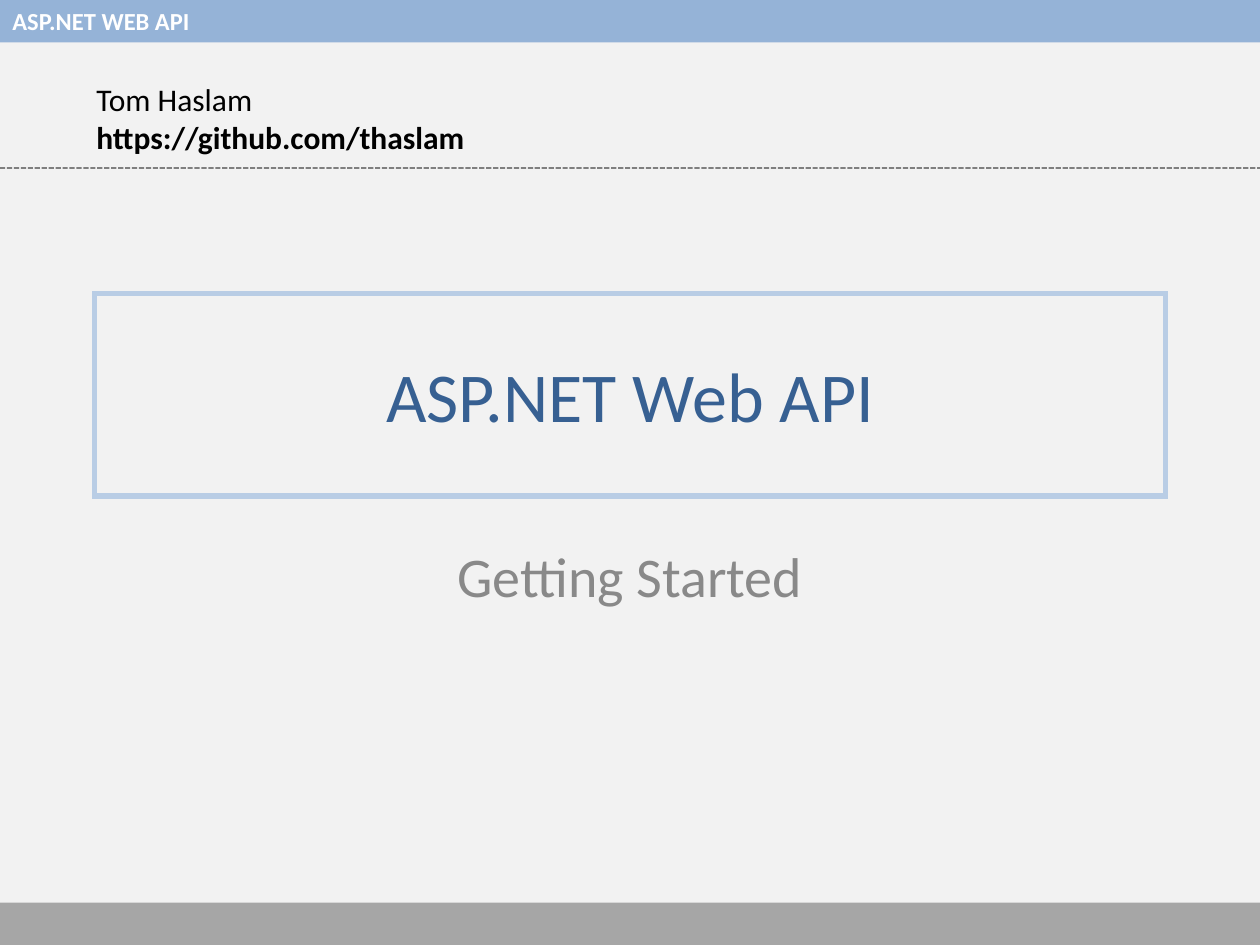
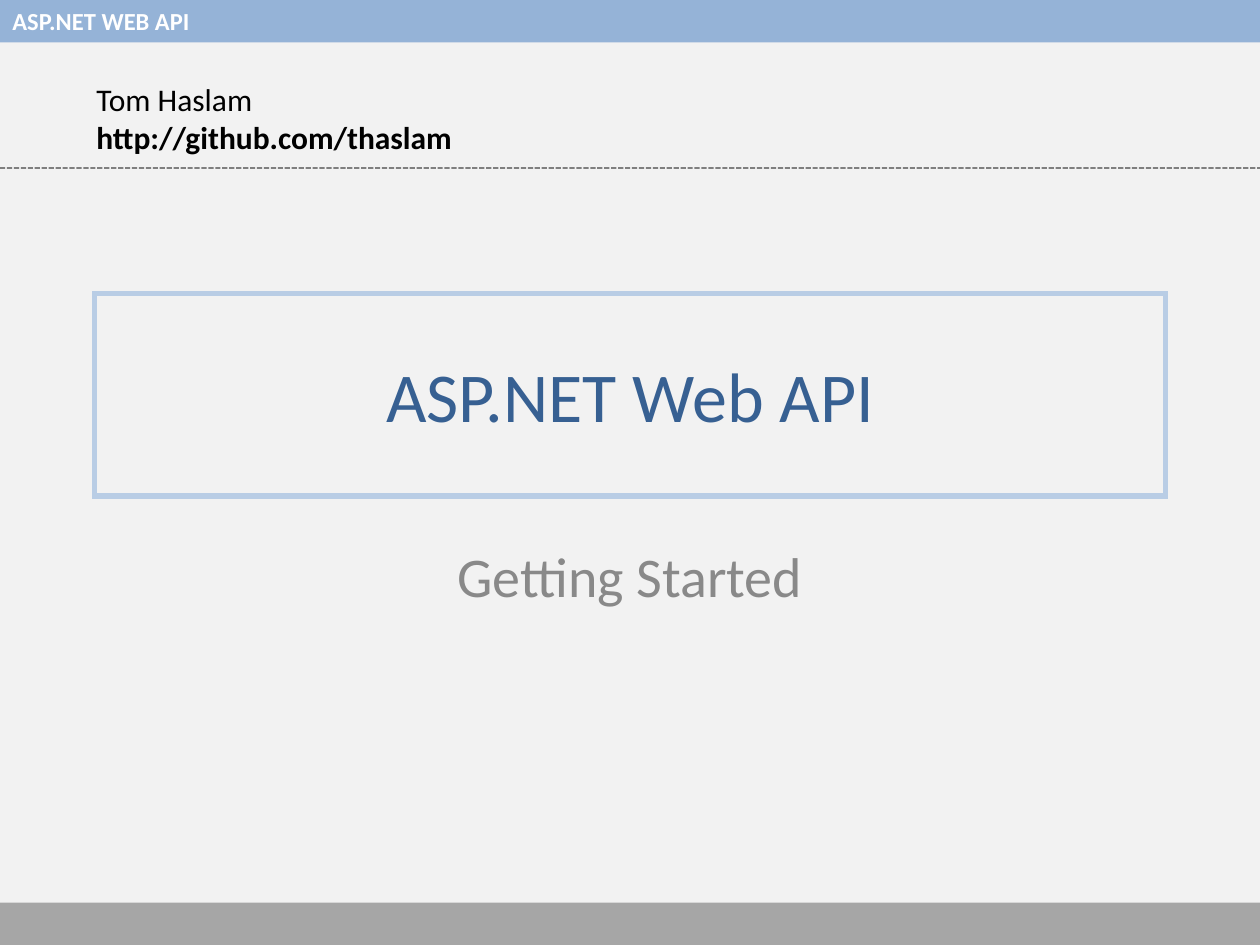
Before and after one commit to thaslam/hartford-code-camp-5, a slide deck: slide 1 of web-api-presentation.ppt. Drawn at 1260x945 pixels with LibreOffice and Linux fonts; fonts in the diff are those of the drawing. Boxes give left, top, right and bottom in pixels: in the first picture for what was removed or moved away, otherwise in the second. Text is boxed around its words. In the diff, an @@ line names an element or a change of style, - is before the commit and + after.

```diff
--- a/web-api-presentation.ppt
+++ b/web-api-presentation.ppt
@@ text at (96,127,452,155): text changed @@
-https://github.com/thaslam
+http://github.com/thaslam
```
Also in this commit, not shown: 7 other slides changed, 1 slide added.
